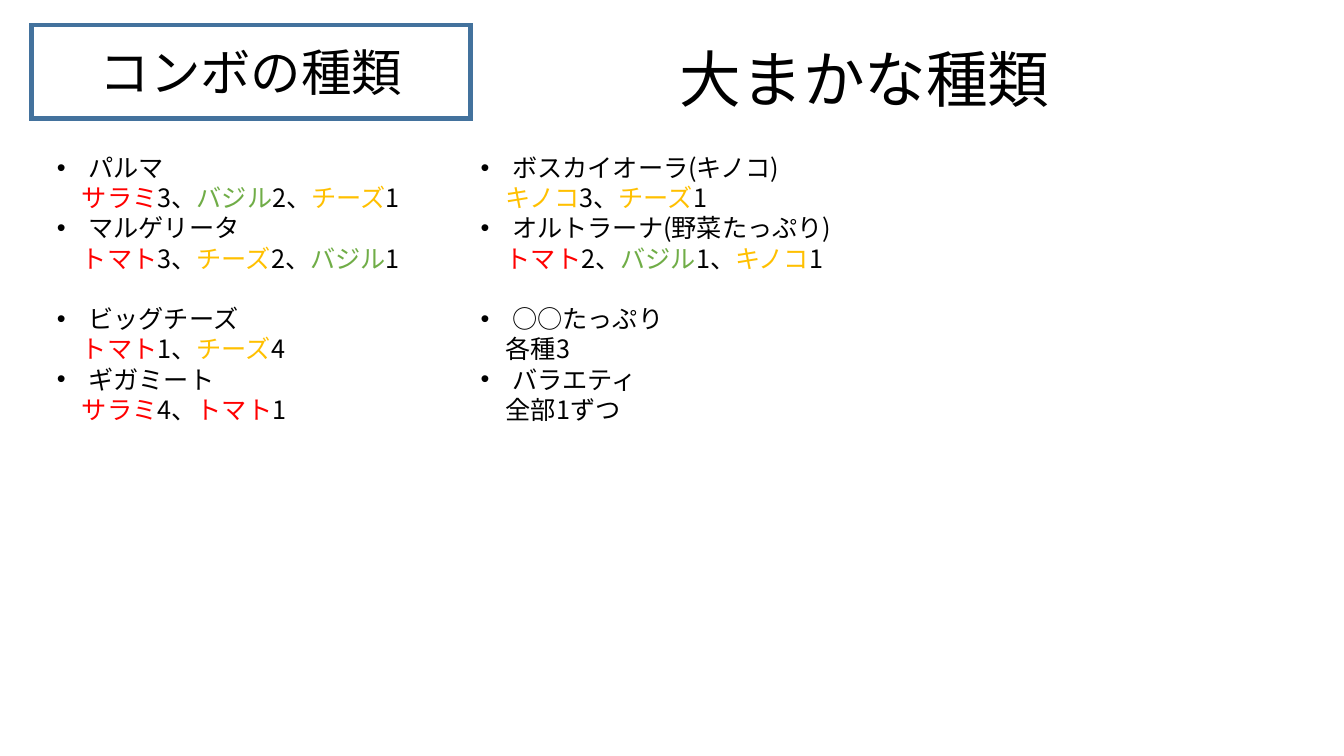
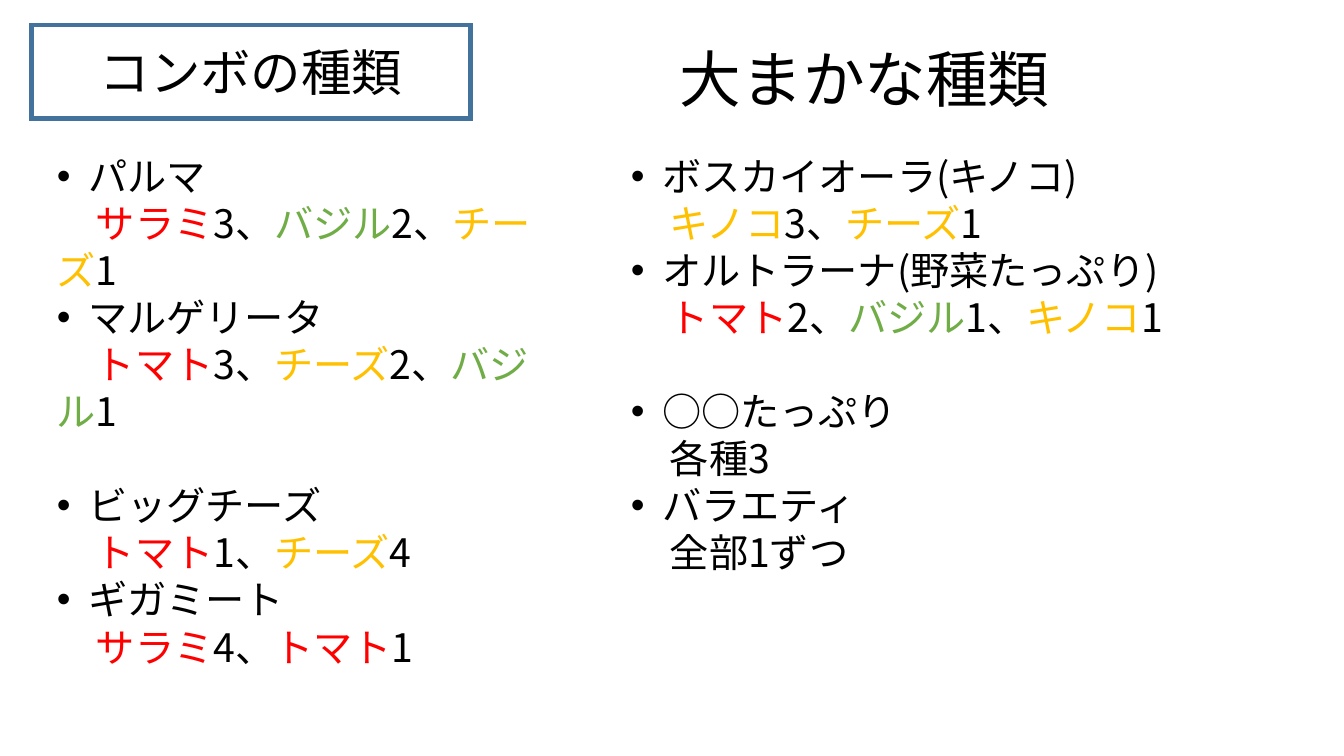
Before and after one commit to HatoriTaichi/mini_game, a slide deck: slide 39 of 仕様書/仕様書.pptx. Drawn at 1344x756 pixels with LibreOffice and Linux fonts; fonts in the diff are those of the drawing. Boxes give left, top, right and bottom in pixels: in the first picture for what was removed or moved away, otherwise in the second. Text is boxed around its words. In the diff, an @@ line names an element or a change of style, - is before the commit and + after.

```diff
--- a/仕様書/仕様書.pptx
+++ b/仕様書/仕様書.pptx
@@ text "パルマ" at [57,159,531,664]: size 18 to 28 pt @@
@@ text "ボスカイオーラ(キノコ)" at [662,159,1163,571]: size 18 to 28 pt @@
@@ text "ボスカイオーラ(キノコ)": place and size @@
-text "ボスカイオーラ(キノコ)" at [506,156,831,421]
+text "ボスカイオーラ(キノコ)" at [662,159,1163,571]
```
Also in this commit, not shown: 1 other slide changed, 1 other file.
